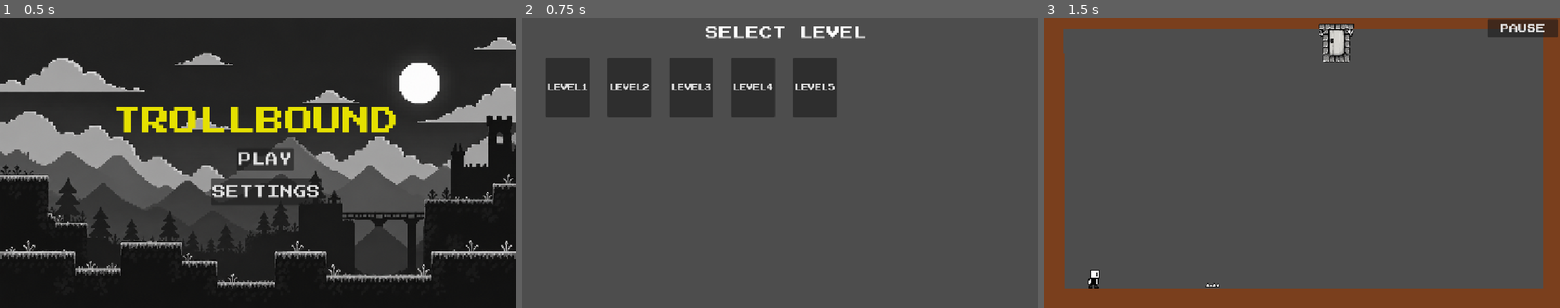
Above: before the commit, frames 1-3 (left to right).
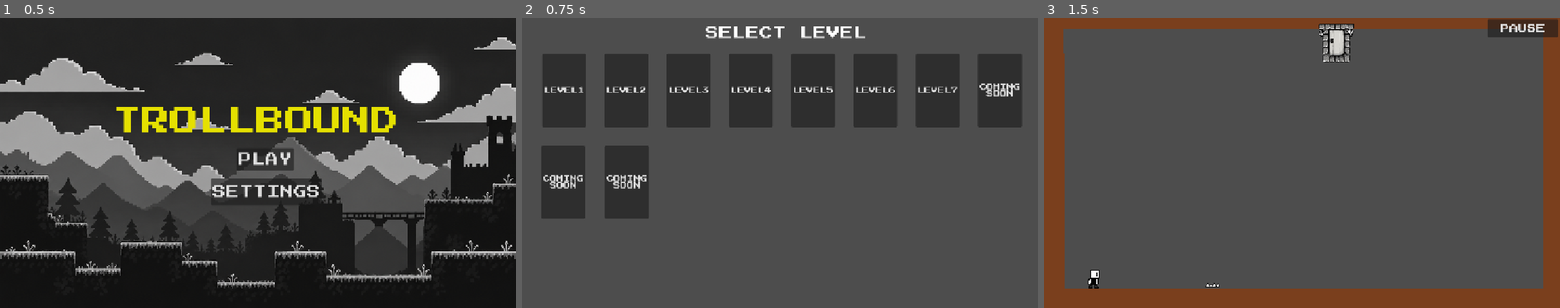
Above: after the commit, the same moments.

Repository: akshaykpillai369-max/trollbound
Game: Godot game, scene res://scenes/main_menu.tscn
Same seed, same stepped clock (60 frames per second), same inputs: the game is played once before the commit and once after it.
Inputs:
- Up to frame 1 (0.5 s): no input
- Up to frame 2 (0.75 s): click "PLAY" at 0.5 s
- Up to frame 3 (1.5 s): click "LEVEL5" at 1.25 s

Frame 1 is identical in both runs. In frame 2, 14% of the frame differs, in the area x 3-97%, y 12-70%; in frame 3, nothing differs.
Error in both runs: Invalid call. Nonexistent function 'load_progress' in base 'Nil'. (res://scripts/main_menu.gd:11)

Commit message:
added level 6

Diff:
--- a/levels/level5.tscn
+++ b/levels/level5.tscn
@@ -125,6 +125,7 @@
 [connection signal="body_entered" from="CeilingSpike/SpikeShowTrigger" to="." method="_on_spike_show_trigger_body_entered"]
 [connection signal="body_entered" from="CeilingSpike/SpikeShowTrigger2" to="." method="_on_spike_show_trigger_body_entered"]
 [connection signal="body_entered" from="Area2D" to="." method="_on_area_2d_body_entered"]
+[connection signal="pressed" from="UI/WinnerScreen/NextButton" to="." method="_on_next_button_pressed"]
 [connection signal="pressed" from="UI/PauseButton" to="." method="_on_pause_button_pressed"]
 [connection signal="body_entered" from="DoorMoveTrigger" to="." method="_on_door_move_trigger_body_entered"]
 
--- /dev/null
+++ b/levels/level6.tscn
@@ -0,0 +1,142 @@
+[gd_scene format=3 uid="uid://c4awynjly37i1"]
+
+[ext_resource type="Script" uid="uid://b3b5ea63uo1ys" path="res://scripts/level_6.gd" id="1_4m8hb"]
+[ext_resource type="PackedScene" uid="uid://b8cuttrr7owoe" path="res://scenes/ground.tscn" id="1_nnkdi"]
+[ext_resource type="PackedScene" uid="uid://c32sv2neaa3e4" path="res://scenes/player.tscn" id="2_4m8hb"]
+[ext_resource type="PackedScene" uid="uid://b1lcd3casttwu" path="res://scenes/spike.tscn" id="3_6ilhl"]
+[ext_resource type="PackedScene" uid="uid://c0hegemm1vd4b" path="res://scenes/exit.tscn" id="4_adppw"]
+[ext_resource type="PackedScene" uid="uid://b6l7f3nf7lo3l" path="res://scenes/hovering-ground.tscn" id="5_rv0x7"]
+[ext_resource type="Texture2D" uid="uid://dlmladjcnx2ar" path="res://assets/spikes.png" id="7_6ilhl"]
+[ext_resource type="PackedScene" uid="uid://gpqdputycit2" path="res://scenes/death_screen.tscn" id="8_i4qay"]
+[ext_resource type="PackedScene" uid="uid://d24ggyj8i4k2e" path="res://scenes/winner_screen.tscn" id="9_wf6kw"]
+[ext_resource type="PackedScene" uid="uid://djmbhmvqa6m5" path="res://scenes/pause_menu.tscn" id="10_nasht"]
+[ext_resource type="FontFile" uid="uid://dvrkigp4rd1xo" path="res://assets/fonts/PressStart2P-Regular.ttf" id="11_ow7pe"]
+[ext_resource type="AudioStream" uid="uid://b6n2wnkwb30lc" path="res://assets/sounds/overworld_theme.ogg" id="12_wf6kw"]
+
+[sub_resource type="RectangleShape2D" id="RectangleShape2D_n7nmp"]
+size = Vector2(425.92578, 25.37033)
+
+[sub_resource type="RectangleShape2D" id="RectangleShape2D_unhky"]
+size = Vector2(56, 25)
+
+[sub_resource type="RectangleShape2D" id="RectangleShape2D_8h2m0"]
+size = Vector2(27.25, 174.5)
+
+[node name="level6" type="Node2D" unique_id=240604250]
+script = ExtResource("1_4m8hb")
+
+[node name="Ground" parent="." unique_id=1210730134 instance=ExtResource("1_nnkdi")]
+position = Vector2(-1591.9999, -324)
+scale = Vector2(2.7, 2.7)
+
+[node name="DeathGround" type="Area2D" parent="Ground" unique_id=1316681368]
+
+[node name="CollisionShape2D" type="CollisionShape2D" parent="Ground/DeathGround" unique_id=475427383]
+position = Vector2(593.7037, 356.6666)
+shape = SubResource("RectangleShape2D_n7nmp")
+
+[node name="TopGround" parent="." unique_id=2019517143 instance=ExtResource("1_nnkdi")]
+position = Vector2(-1003, -1012)
+scale = Vector2(2.7, 2.7)
+
+[node name="LeftSideGround" parent="." unique_id=76142451 instance=ExtResource("1_nnkdi")]
+position = Vector2(731, -810.00006)
+rotation = 1.569051
+scale = Vector2(2, 2)
+
+[node name="RightSideGround" parent="." unique_id=1637362248 instance=ExtResource("1_nnkdi")]
+position = Vector2(1881.0001, -827.9999)
+rotation = 1.569051
+scale = Vector2(2, 2)
+
+[node name="Player" parent="." unique_id=694940250 instance=ExtResource("2_4m8hb")]
+position = Vector2(-362, -285)
+scale = Vector2(3, 3)
+
+[node name="Spike3" parent="." unique_id=753410458 instance=ExtResource("3_6ilhl")]
+position = Vector2(119, 604)
+scale = Vector2(2, 2)
+
+[node name="Spike4" parent="." unique_id=1082154276 instance=ExtResource("3_6ilhl")]
+position = Vector2(365, 604)
+scale = Vector2(2, 2)
+
+[node name="Exit" parent="." unique_id=161210779 instance=ExtResource("4_adppw")]
+position = Vector2(275, 105)
+scale = Vector2(1.5, 1.5)
+
+[node name="small-ground5" parent="." unique_id=1794365199 instance=ExtResource("5_rv0x7")]
+position = Vector2(-258, 181)
+scale = Vector2(0.7, 0.7)
+
+[node name="SafeSpike" type="StaticBody2D" parent="." unique_id=1469602767]
+position = Vector2(-73, 208)
+
+[node name="Sprite2D" type="Sprite2D" parent="SafeSpike" unique_id=795912002]
+position = Vector2(334, 389)
+scale = Vector2(0.5, 0.5)
+texture = ExtResource("7_6ilhl")
+region_enabled = true
+region_rect = Rect2(267.80008, 156.60004, 114.00003, 52.799988)
+
+[node name="CollisionShape2D" type="CollisionShape2D" parent="SafeSpike" unique_id=1946297047]
+position = Vector2(334, 389.5)
+shape = SubResource("RectangleShape2D_unhky")
+
+[node name="SafeSpike2" type="StaticBody2D" parent="." unique_id=1742512587]
+position = Vector2(-73, 208)
+
+[node name="Sprite2D" type="Sprite2D" parent="SafeSpike2" unique_id=1003239955]
+position = Vector2(483, 387)
+scale = Vector2(0.5, 0.5)
+texture = ExtResource("7_6ilhl")
+region_enabled = true
+region_rect = Rect2(267.80008, 156.60004, 114.00003, 52.799988)
+
+[node name="CollisionShape2D" type="CollisionShape2D" parent="SafeSpike2" unique_id=1808705889]
+position = Vector2(482, 388)
+shape = SubResource("RectangleShape2D_unhky")
+
+[node name="Ground2" parent="." unique_id=1269851511 instance=ExtResource("1_nnkdi")]
+position = Vector2(-128, -83)
+scale = Vector2(2, 2)
+
+[node name="TrapSpike" parent="." unique_id=1951884892 instance=ExtResource("3_6ilhl")]
+visible = false
+position = Vector2(772, 606)
+
+[node name="TrapSpikeTrigger" type="Area2D" parent="TrapSpike" unique_id=413257455]
+
+[node name="CollisionShape2D" type="CollisionShape2D" parent="TrapSpike/TrapSpikeTrigger" unique_id=528346214]
+position = Vector2(181.625, -88.75)
+shape = SubResource("RectangleShape2D_8h2m0")
+
+[node name="UI" type="CanvasLayer" parent="." unique_id=919416509]
+
+[node name="DeathScreen" parent="UI" unique_id=621254565 instance=ExtResource("8_i4qay")]
+
+[node name="WinnerScreen" parent="UI" unique_id=162556210 instance=ExtResource("9_wf6kw")]
+
+[node name="PauseMenu" parent="UI" unique_id=431796501 instance=ExtResource("10_nasht")]
+process_mode = 2
+visible = false
+position = Vector2(30, -7)
+
+[node name="PauseButton" type="Button" parent="UI" unique_id=1446593140]
+offset_left = 990.0
+offset_top = 3.0
+offset_right = 1148.0
+offset_bottom = 43.0
+theme_override_fonts/font = ExtResource("11_ow7pe")
+theme_override_font_sizes/font_size = 20
+text = "PAUSE"
+
+[node name="LevelMusic" type="AudioStreamPlayer2D" parent="." unique_id=735286406]
+stream = ExtResource("12_wf6kw")
+
+[connection signal="body_entered" from="Ground/DeathGround" to="." method="_on_death_ground_body_entered"]
+[connection signal="body_entered" from="TrapSpike/TrapSpikeTrigger" to="." method="_on_trap_spike_trigger_body_entered"]
+[connection signal="pressed" from="UI/WinnerScreen/NextButton" to="." method="_on_next_button_pressed"]
+[connection signal="pressed" from="UI/PauseButton" to="." method="_on_pause_button_pressed"]
+
+[editable path="UI/WinnerScreen"]
--- a/levels/level_select.tscn
+++ b/levels/level_select.tscn
@@ -17,11 +17,11 @@
 text = "SELECT LEVEL"
 
 [node name="LevelButtons" type="HBoxContainer" parent="." unique_id=1541848498]
-offset_left = 53.0
-offset_top = 89.0
-offset_right = 1115.0
-offset_bottom = 222.0
-theme_override_constants/separation = 40
+offset_left = 45.0
+offset_top = 80.0
+offset_right = 1394.0
+offset_bottom = 244.0
+theme_override_constants/separation = 41
 
 [node name="Level1Button" type="Button" parent="LevelButtons" unique_id=1759735318]
 layout_mode = 2
@@ -56,6 +56,50 @@
 text = "LEVEL5
 "
 
+[node name="Level6Button" type="Button" parent="LevelButtons" unique_id=1206306468]
+layout_mode = 2
+theme_override_fonts/font = ExtResource("1_mk87e")
+theme_override_font_sizes/font_size = 15
+text = "LEVEL6
+"
+
+[node name="Level7Button" type="Button" parent="LevelButtons" unique_id=271328736]
+layout_mode = 2
+theme_override_fonts/font = ExtResource("1_mk87e")
+theme_override_font_sizes/font_size = 15
+text = "LEVEL7"
+
+[node name="Level8Button" type="Button" parent="LevelButtons" unique_id=1712638409]
+layout_mode = 2
+theme_override_fonts/font = ExtResource("1_mk87e")
+theme_override_font_sizes/font_size = 15
+text = "COMING
+SOON
+"
+
+[node name="SecondRow" type="HBoxContainer" parent="." unique_id=1083306630]
+offset_left = 43.0
+offset_top = 286.0
+offset_right = 520.0
+offset_bottom = 448.0
+theme_override_constants/separation = 44
+
+[node name="Level9Button" type="Button" parent="SecondRow" unique_id=1285488301]
+layout_mode = 2
+theme_override_fonts/font = ExtResource("1_mk87e")
+theme_override_font_sizes/font_size = 15
+text = "COMING
+SOON
+"
+
+[node name="Level10Button" type="Button" parent="SecondRow" unique_id=665458248]
+layout_mode = 2
+theme_override_fonts/font = ExtResource("1_mk87e")
+theme_override_font_sizes/font_size = 15
+text = "COMING
+SOON
+"
+
 [node name="MenuMusic" type="AudioStreamPlayer2D" parent="." unique_id=874871962]
 stream = ExtResource("3_f7cvi")
 autoplay = true
@@ -65,3 +109,8 @@
 [connection signal="pressed" from="LevelButtons/Level3Button" to="." method="_on_level_3_button_pressed"]
 [connection signal="pressed" from="LevelButtons/Level4Button" to="." method="_on_level_4_button_pressed"]
 [connection signal="pressed" from="LevelButtons/Level5Button" to="." method="_on_level_5_button_pressed"]
+[connection signal="pressed" from="LevelButtons/Level6Button" to="." method="_on_level_6_button_pressed"]
+[connection signal="pressed" from="LevelButtons/Level7Button" to="." method="_on_level_7_button_pressed"]
+[connection signal="pressed" from="LevelButtons/Level8Button" to="." method="_on_level_8_button_pressed"]
+[connection signal="pressed" from="SecondRow/Level9Button" to="." method="_on_level_9_button_pressed"]
+[connection signal="pressed" from="SecondRow/Level10Button" to="." method="_on_level_10_button_pressed"]
--- /dev/null
+++ b/scripts/level_6.gd
@@ -0,0 +1,35 @@
+extends Node2D
+
+
+# Called when the node enters the scene tree for the first time.
+func _ready() -> void:
+	if Settings.level_music_enabled:
+		$LevelMusic.play()
+
+
+# Called every frame. 'delta' is the elapsed time since the previous frame.
+func _process(delta: float) -> void:
+	pass
+
+
+func _on_death_ground_body_entered(body: Node2D) -> void:
+	if body.name == "Player":
+		body.die()
+
+
+func _on_trap_spike_trigger_body_entered(body: Node2D) -> void:
+	$TrapSpike.show()
+
+func show_win_screen():
+	Settings.highest_unlocked_level = max(Settings.highest_unlocked_level, 7)
+	Settings.save_progress()
+	$Player.set_physics_process(false)
+	$UI/WinnerScreen.show()
+
+func _on_pause_button_pressed() -> void:
+	$UI/PauseMenu.show()
+	get_tree().paused = true
+
+func _on_next_button_pressed() -> void:
+	get_tree().paused = false
+	get_tree().change_scene_to_file("res://levels/level7.tscn")
--- a/scripts/level_select.gd
+++ b/scripts/level_select.gd
@@ -7,6 +7,11 @@
 	$LevelButtons/Level3Button.disabled = Settings.highest_unlocked_level < 3
 	$LevelButtons/Level4Button.disabled = Settings.highest_unlocked_level < 4
 	$LevelButtons/Level5Button.disabled = Settings.highest_unlocked_level < 5
+	$LevelButtons/Level6Button.disabled = Settings.highest_unlocked_level < 6
+	$LevelButtons/Level7Button.disabled = Settings.highest_unlocked_level < 7
+	$LevelButtons/Level8Button.disabled = Settings.highest_unlocked_level < 8
+	$SecondRow/Level9Button.disabled = Settings.highest_unlocked_level < 9
+	$SecondRow/Level10Button.disabled = Settings.highest_unlocked_level < 10
 	if Settings.main_menu_music_enabled:
 		$MenuMusic.playing
 
@@ -33,3 +38,22 @@
 
 func _on_level_5_button_pressed() -> void:
 	get_tree().change_scene_to_file("res://levels/level5.tscn")
+
+
+func _on_level_6_button_pressed() -> void:
+	get_tree().change_scene_to_file("res://levels/level6.tscn")
+
+func _on_level_7_button_pressed() -> void:
+	get_tree().change_scene_to_file("res://levels/level7.tscn")
+
+
+func _on_level_8_button_pressed() -> void:
+	get_tree().change_scene_to_file("res://levels/level8.tscn")
+
+
+func _on_level_9_button_pressed() -> void:
+	get_tree().change_scene_to_file("res://levels/level9.tscn")
+
+
+func _on_level_10_button_pressed() -> void:
+	get_tree().change_scene_to_file("res://levels/level10.tscn")
